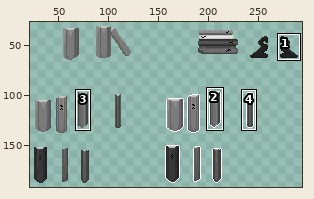
One commit to this sprite sheet: Assets/Resources/Sprites/Items/Books and Accessorise.png. Above, an overview of the earlier version with the close-up marked.
Close-up. Before the edit:
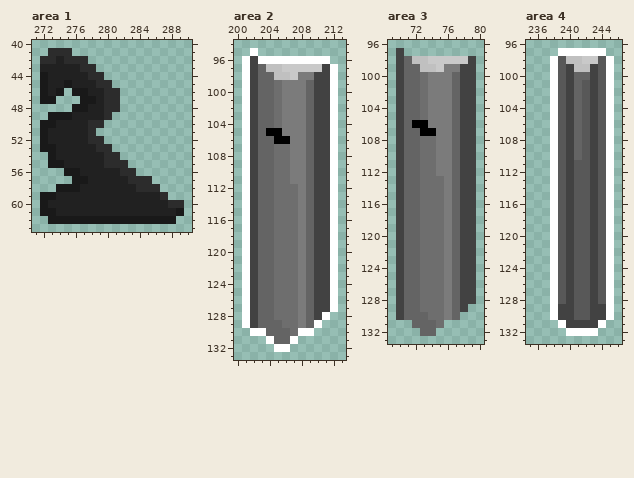
The file is 480x270 pixels. Colours within 5 levels of each other are drawn and written as one. Shown: area 1: x 271..290, y 40..63; area 2: x 200..213, y 94..133; area 3: x 69..80, y 96..133; area 4: x 235..246, y 96..133. The wide view leaves out empty margins. The commit also changed other parts of the picture, which this record leaves out.
The same view after the edit:
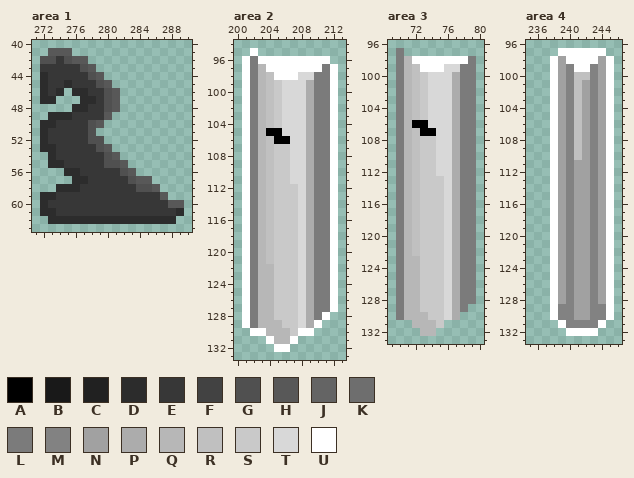
Palette (. is transparent): A #000000  B #191919  C #212121  D #2c2c2c  E #373737  F #424242  G #505050  H #585858  J #646464  K #6e6e6e  L #7b7b7b  M #828282  N #a1a1a1  P #acacac  Q #b7b7b7  R #c0c0c0  S #c9c9c9  T #d8d8d8  U #ffffff
Changes in this commit:
--- area 1
@@ x 271..290 @@
 40 ....................
-41 ..DDD...............
-42 .DDCDDD.............
-43 .CCCCCDD............
-44 .BCCCCCDD...........
-45 .BCCBCCCDD..........
-46 .BCB.BBCCDD.........
-47 .BB...BBCDD.........
-48 .....BBCCDD.........
-49 ..BBBCCCCD..........
-50 .BBCCCCDD...........
-51 .BCCCCCD............
-52 .BCCCCCDD...........
-53 .BBCCCCCDD..........
-54 ..BCCCCCCDD.........
-55 ..BBCCCCCDDD........
-56 ....BBCCCCCDD.......
-57 .....BBCCCCCDDD.....
-58 ...BBBCCCCCCCDDD....
-59 .BBCCCCCCCCCCCCCD...
-60 .BCCCCCCCCCCCCCCCDD.
-61 .BBCCCCCCCCCCCCCCCB.
-62 ..BBBBBBBBBBBBBBBB..
+41 ..HHH...............
+42 .GGEGHH.............
+43 .EEEEEGH............
+44 .DEEEEEGH...........
+45 .DEEDEEEGH..........
+46 .DED.DDEEGH.........
+47 .DD...DDEGH.........
+48 .....DDEEGH.........
+49 ..DDDEEEEH..........
+50 .DDEEEEGH...........
+51 .DEEEEEG............
+52 .DEEEEEGG...........
+53 .DDEEEEEGH..........
+54 ..DEEEEEEGH.........
+55 ..DDEEEEEGGH........
+56 ....DDEEEEEGH.......
+57 .....DDEEEEEGHH.....
+58 ...DDDEEEEEEEGGH....
+59 .DDEEEEEEEEEEEEEH...
+60 .DEEEEEEEEEEEEEEEHH.
+61 .DDEEEEEEEEEEEEEEED.
+62 ..DDDDDDDDDDDDDDDD..
 63 ....................
--- area 2
@@ x 200..213 @@
  95 ..U...........
- 96 .UFUUUUUUUUU..
- 97 .UFJRRSSSSSFU.
- 98 .UFJJRRSLLFFU.
- 99 .UFJJKLLLJFFU.
-100 .UFJJKLLLJFFU.
-101 .UFJJKLLLJFFU.
-102 .UFJJKLLLJFFU.
-103 .UFJJKLLLJFFU.
-104 .UFJJKLLLJFFU.
-105 .UFJAALLLJFFU.
-106 .UFJJAALLJFFU.
-107 .UFJJKKLLJFFU.
-108 .UFJJKKLLJFFU.
-109 .UFJJKKLLJFFU.
-110 .UFJJKKLLJFFU.
-111 .UFJJKKLLJFFU.
-112 .UFJJKKKLJFFU.
-113 .UFJJKKKLJFFU.
-114 .UFJJKKKLJFFU.
-115 .UFJJKKKLJFFU.
-116 .UFJJKKKLJFFU.
-117 .UFJJKKKLJFFU.
-118 .UFJJKKKLJFFU.
-119 .UFJJKKKLJFFU.
-120 .UFJJKKKLJFFU.
-121 .UFJJKKKLJFFU.
-122 .UFJJKKKLJFFU.
-123 .UFJJKKKLJFFU.
-124 .UFJJKKKLJFFU.
-125 .UFJJKKKLJFFU.
-126 .UFJJKKKLJFFU.
-127 .UFJJKKKLJFFU.
-128 .UFJJKKKLJFU..
-129 .UFJJJKKLJU...
-130 ..UUJJJKUU....
-131 ....UJJU......
+ 96 .ULUUUUUUUUU..
+ 97 .ULQUUUUUUULU.
+ 98 .ULQRUUUTTLLU.
+ 99 .ULQRSTTTPLLU.
+100 .ULQRSTTTPLLU.
+101 .ULQRSTTTPLLU.
+102 .ULQRSTTTPLLU.
+103 .ULQRSTTTPLLU.
+104 .ULQRSTTTPLLU.
+105 .ULQAATTTPLLU.
+106 .ULQRAATTPLLU.
+107 .ULQRSSTTPLLU.
+108 .ULQRSSTTPLLU.
+109 .ULQRSSTTPLLU.
+110 .ULQRSSTTPLLU.
+111 .ULQRSSTTPLLU.
+112 .ULQRSSSTPLLU.
+113 .ULQRSSSTPLLU.
+114 .ULQRSSSTPLLU.
+115 .ULQRSSSTPLLU.
+116 .ULQRSSSTPLLU.
+117 .ULQRSSSTPLLU.
+118 .ULQRSSSTPLLU.
+119 .ULQRSSSTPLLU.
+120 .ULQRSSSTPLLU.
+121 .ULQRSSSTPLLU.
+122 .ULQQSSSTPLLU.
+123 .ULQQSSSTPLLU.
+124 .ULQQSSSTPLLU.
+125 .ULQQSSSTPLLU.
+126 .ULQQSSSTPLLU.
+127 .ULQQSSSTPLLU.
+128 .ULQQSSSTPLU..
+129 .ULQQQSSTPU...
+130 ..UUQQQSUU....
+131 ....UQQU......
 132 .....UU.......
--- area 3
@@ x 69..80 @@
  96 ............
- 97 .F..........
- 98 .FJRRSSSSSF.
- 99 .FJJRRSLLFF.
-100 .FJJKLLLJFF.
-101 .FJJKLLLJFF.
-102 .FJJKLLLJFF.
-103 .FJJKLLLJFF.
-104 .FJJKLLLJFF.
-105 .FJJKLLLJFF.
-106 .FJAALLLJFF.
-107 .FJJAALLJFF.
-108 .FJJKKLLJFF.
-109 .FJJKKLLJFF.
-110 .FJJKKLLJFF.
-111 .FJJKKLLJFF.
-112 .FJJKKLLJFF.
-113 .FJJKKKLJFF.
-114 .FJJKKKLJFF.
-115 .FJJKKKLJFF.
-116 .FJJKKKLJFF.
-117 .FJJKKKLJFF.
-118 .FJJKKKLJFF.
-119 .FJJKKKLJFF.
-120 .FJJKKKLJFF.
-121 .FJJKKKLJFF.
-122 .FJJKKKLJFF.
-123 .FJJKKKLJFF.
-124 .FJJKKKLJFF.
-125 .FJJKKKLJFF.
-126 .FJJKKKLJFF.
-127 .FJJKKKLJFF.
-128 .FJJKKKLJFF.
-129 .FJJKKKLJF..
-130 .FJJJKKLJ...
-131 ...JJJK.....
-132 ....JJ......
+ 97 .L..........
+ 98 .LQUUUUUUUL.
+ 99 .LQRUUUTTLL.
+100 .LQRSTTTPLL.
+101 .LQRSTTTPLL.
+102 .LQRSTTTPLL.
+103 .LQRSTTTPLL.
+104 .LQRSTTTPLL.
+105 .LQRSTTTPLL.
+106 .LQAATTTPLL.
+107 .LQRAATTPLL.
+108 .LQRSSTTPLL.
+109 .LQRSSTTPLL.
+110 .LQRSSTTPLL.
+111 .LQRSSTTPLL.
+112 .LQRSSTTPLL.
+113 .LQRSSSTPLL.
+114 .LQRSSSTPLL.
+115 .LQRSSSTPLL.
+116 .LQRSSSTPLL.
+117 .LQRSSSTPLL.
+118 .LQRSSSTPLL.
+119 .LQRSSSTPLL.
+120 .LQRSSSTPLL.
+121 .LQRSSSTPLL.
+122 .LQRSSSTPLL.
+123 .LQQSSSTPLL.
+124 .LQQSSSTPLL.
+125 .LQQSSSTPLL.
+126 .LQQSSSTPLL.
+127 .LQQSSSTPLL.
+128 .LQQSSSTPLL.
+129 .LQQSSSTPL..
+130 .LQQQSSTP...
+131 ...QQQS.....
+132 ....QQ......
 133 ............
--- area 4
@@ x 235..246 @@
  97 ....UUUUUU..
- 98 ...UHRRSSHU.
- 99 ...UHFRRFHU.
-100 ...UHFJJFHU.
-101 ...UHFJHFHU.
-102 ...UHFJHFHU.
-103 ...UHFJHFHU.
-104 ...UHFJHFHU.
-105 ...UHFJHFHU.
-106 ...UHFJHFHU.
-107 ...UHFJHFHU.
-108 ...UHFJHFHU.
-109 ...UHFJHFHU.
-110 ...UHFJHFHU.
-111 ...UHFHHFHU.
-112 ...UHFHHFHU.
-113 ...UHFHHFHU.
-114 ...UHFHHFHU.
-115 ...UHFHHFHU.
-116 ...UHFHHFHU.
-117 ...UHFHHFHU.
-118 ...UHFHHFHU.
-119 ...UHFHHFHU.
-120 ...UHFHHFHU.
-121 ...UHFHHFHU.
-122 ...UHFHHFHU.
-123 ...UHFHHFHU.
-124 ...UHFHHFHU.
-125 ...UHFHHFHU.
-126 ...UHFHHFHU.
-127 ...UHFHHFHU.
-128 ...UHFHHFHU.
-129 ...UFFHHFFU.
-130 ...UFFHHFFU.
-131 ....UFFFFU..
+ 98 ...UNUUUUNU.
+ 99 ...UNMUUMNU.
+100 ...UNMRRMNU.
+101 ...UNMRNMNU.
+102 ...UNMRNMNU.
+103 ...UNMRNMNU.
+104 ...UNMRNMNU.
+105 ...UNMRNMNU.
+106 ...UNMRNMNU.
+107 ...UNMRNMNU.
+108 ...UNMRNMNU.
+109 ...UNMRNMNU.
+110 ...UNMRNMNU.
+111 ...UNMNNMNU.
+112 ...UNMNNMNU.
+113 ...UNMNNMNU.
+114 ...UNMNNMNU.
+115 ...UNMNNMNU.
+116 ...UNMNNMNU.
+117 ...UNMNNMNU.
+118 ...UNMNNMNU.
+119 ...UNMNNMNU.
+120 ...UNMNNMNU.
+121 ...UNMNNMNU.
+122 ...UNMNNMNU.
+123 ...UNMNNMNU.
+124 ...UNMNNMNU.
+125 ...UNMNNMNU.
+126 ...UNMNNMNU.
+127 ...UNMNNMNU.
+128 ...UNMNNMNU.
+129 ...UMMNNMMU.
+130 ...UMMNNMMU.
+131 ....UMMMMU..
 132 .....UUUU...
Pixel boxes of the changes (left, top, right, bottom) in both close-ups:
changed: (40, 48, 184, 224)
changed: (250, 56, 330, 344)
changed: (396, 48, 476, 336)
changed: (558, 56, 606, 328)
